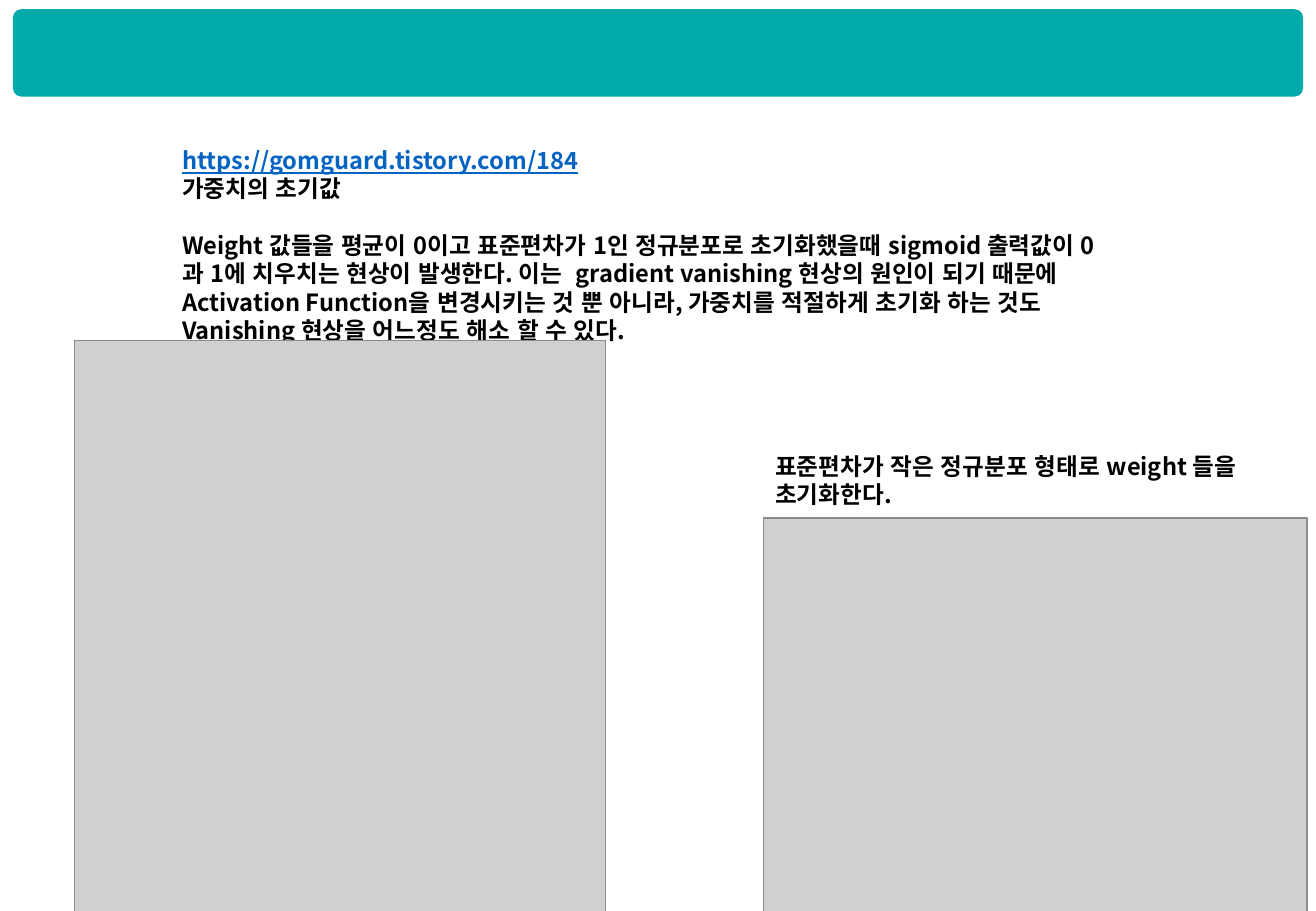
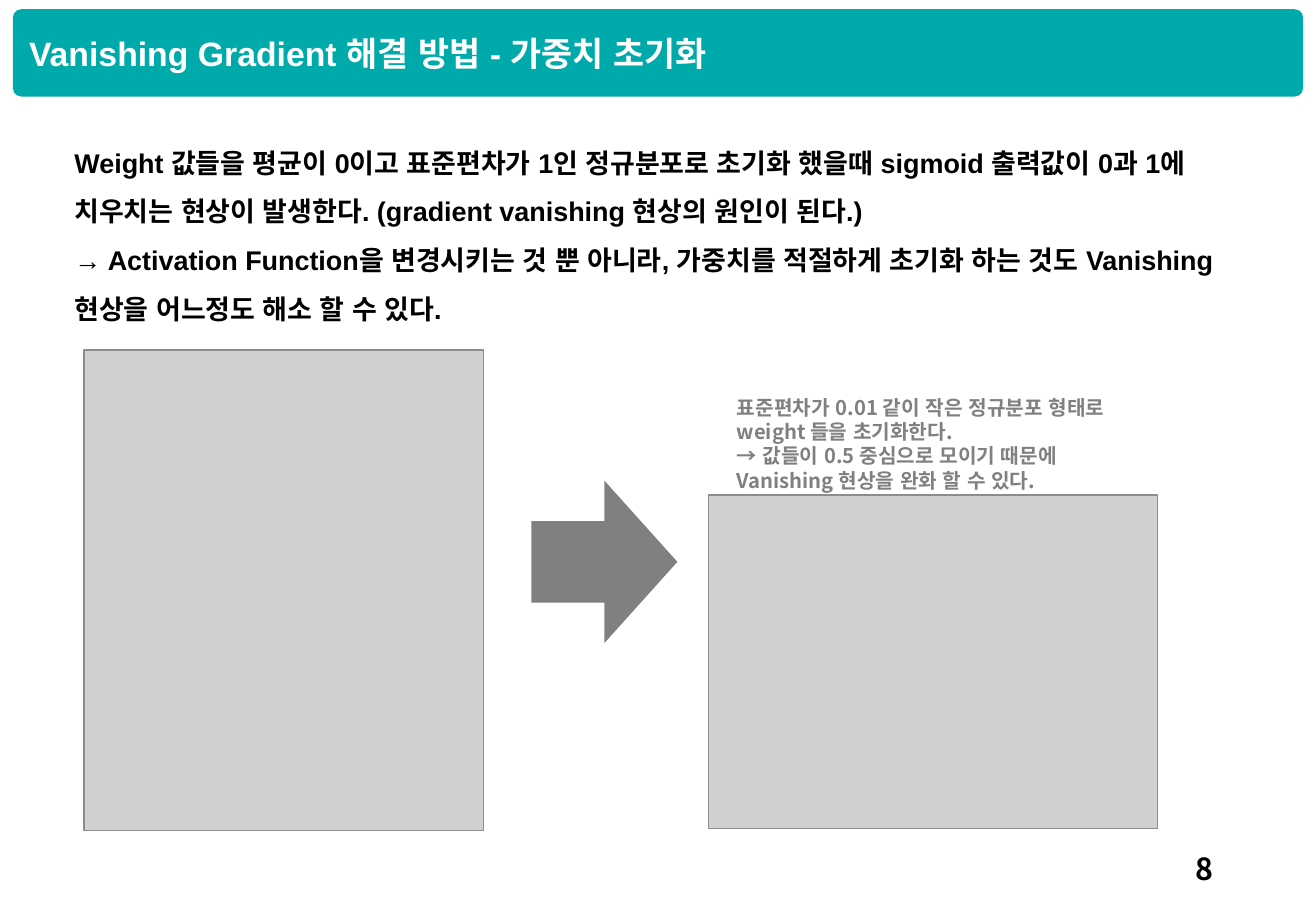
Before and after one commit to HyunQQ/analysis, a slide deck: slide 9 of dnn/dnn_hyunq.pptx. Drawn at 1316x911 pixels with LibreOffice and Linux fonts; fonts in the diff are those of the drawing; grey boxes stand for pictures. Boxes give left, top, right and bottom in pixels: in the first picture for what was removed or moved away, otherwise in the second. Text is boxed around its words. In the diff, an @@ line names an element or a change of style, - is before the commit and + after.

```diff
--- a/dnn/dnn_hyunq.pptx
+++ b/dnn/dnn_hyunq.pptx
@@ text added at (29,37,706,73), 20 pt, text #FFFFFF, bold @@
+Vanishing Gradient 해결 방법 - 가중치 초기화
@@ text at (74,150,1213,322): text changed; size 14 to 16 pt; font Noto Sans CJK KR to Arial @@
-https://gomguard.tistory.com/184
-가중치의 초기값
-Weight 값들을 평균이 0이고 표준편차가 1인 정규분포로 초기화했을때 sigmoid 출력값이 0과 1에 치우치는 현상이 발생한다. 이는 gradient vanishing 현상의 원인이 되기 때문에
-Activation Function을 변경시키는 것 뿐 아니라, 가중치를 적절하게 초기화 하는 것도 Vanishing 현상을 어느정도 해소 할 수 있다.
+Weight 값들을 평균이 0이고 표준편차가 1인 정규분포로 초기화 했을때 sigmoid 출력값이 0과 1에 치우치는 현상이 발생한다. (gradient vanishing 현상의 원인이 된다.)
+→ Activation Function을 변경시키는 것 뿐 아니라, 가중치를 적절하게 초기화 하는 것도 Vanishing 현상을 어느정도 해소 할 수 있다.
@@ picture: place and size @@
-picture at (74,341,605,911)
+picture at (84,350,484,831)
@@ text at (737,398,1104,493): text changed; size 14 to 12 pt; text colour #000000 to #808080 @@
-표준편차가 작은 정규분포 형태로 weight 들을 초기화한다.
+표준편차가 0.01 같이 작은 정규분포 형태로 weight 들을 초기화한다.
+→ 값들이 0.5 중심으로 모이기 때문에 Vanishing 현상을 완화 할 수 있다.
@@ right arrow added at (531,481,677,644), fill #808080 @@
@@ picture: place and size @@
-picture at (763,519,1307,911)
+picture at (708,495,1158,829)
@@ page number added at (1196,857,1214,881), 18 pt, text #000000 @@
+8
```
Also in this commit, not shown: 8 other slides changed, 5 slides added, 2 slides removed, 1 other file.
